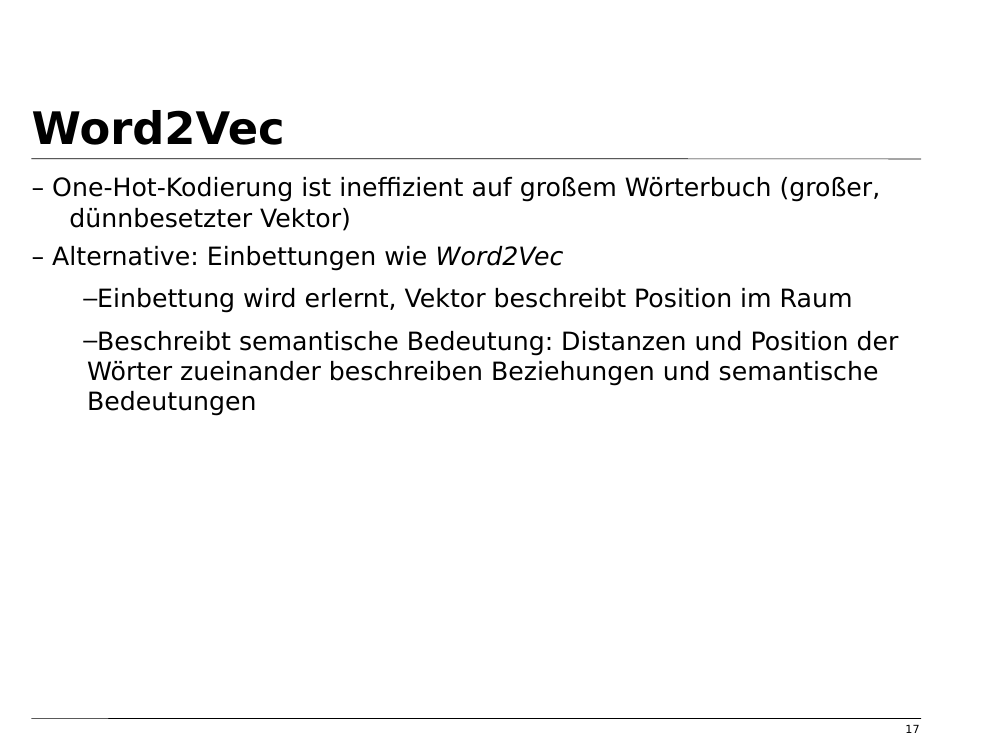
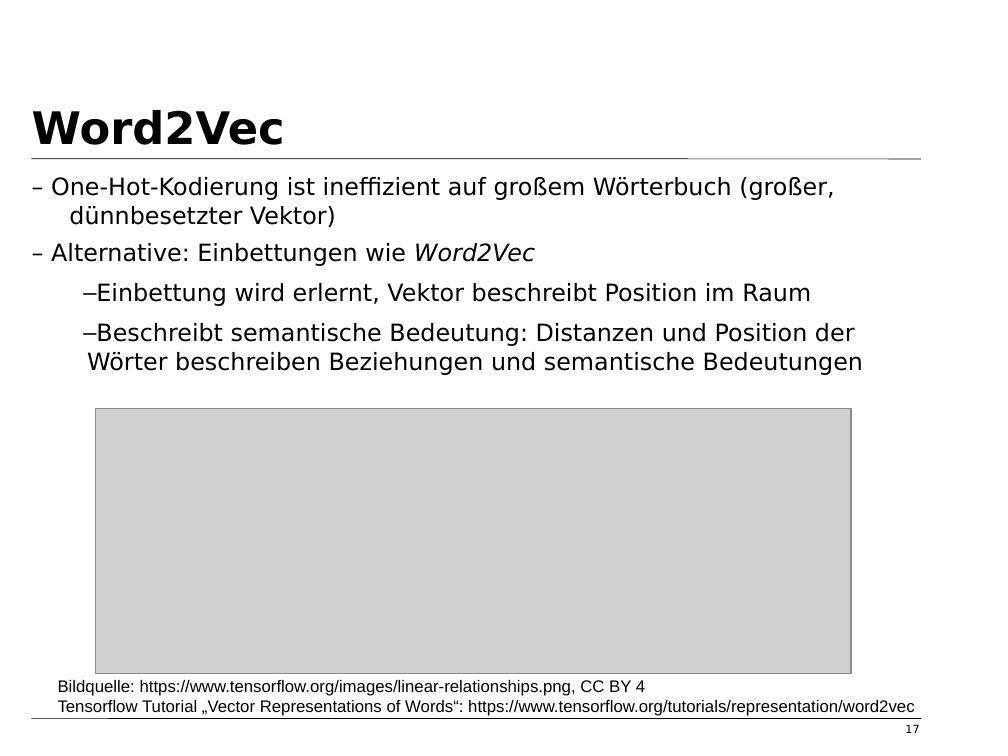
Before and after one commit to tfassbender/deep_learning_team_rnn, a slide deck: slide 17 of vorlesung/vorlesung_rnn_lstm_malte.odp. Drawn at 1008x756 pixels with LibreOffice and Linux fonts; fonts in the diff are those of the drawing; grey boxes stand for pictures; background and template pictures are left out. Boxes give left, top, right and bottom in pixels: in the first picture for what was removed or moved away, otherwise in the second. Text is boxed around its words. In the diff, an @@ line names an element or a change of style, - is before the commit and + after.

Commit message:
word2vec Bild hinzugefuegt

```diff
--- a/vorlesung/vorlesung_rnn_lstm_malte.odp
+++ b/vorlesung/vorlesung_rnn_lstm_malte.odp
@@ text at [51, 177, 834, 306]: size 18 to 17 pt in "– One-Hot-Kodierung ist ineffizient auf großem Wörterbuch ...", "– Alternative: Einbettungen wie Word2Vec", "Einbettung wird erlernt, Vektor beschreibt Position im ..." @@
@@ text at [87, 323, 863, 375]: text changed; size 18 to 17 pt @@
-  – Beschreibt semantische Bedeutung: Distanzen und Position der Wörter zueinander beschreiben Beziehungen und semantische Bedeutungen
+  – Beschreibt semantische Bedeutung: Distanzen und Position der Wörter beschreiben Beziehungen und semantische Bedeutungen
@@ picture added at [96, 409, 852, 673] @@
@@ text added at [58, 680, 914, 716], 12 pt, text #000000 @@
+Bildquelle: https://www.tensorflow.org/images/linear-relationships.png, CC BY 4
+Tensorflow Tutorial „Vector Representations of Words“: https://www.tensorflow.org/tutorials/representation/word2vec
```
Also in this commit, not shown: 9 other slides changed.
